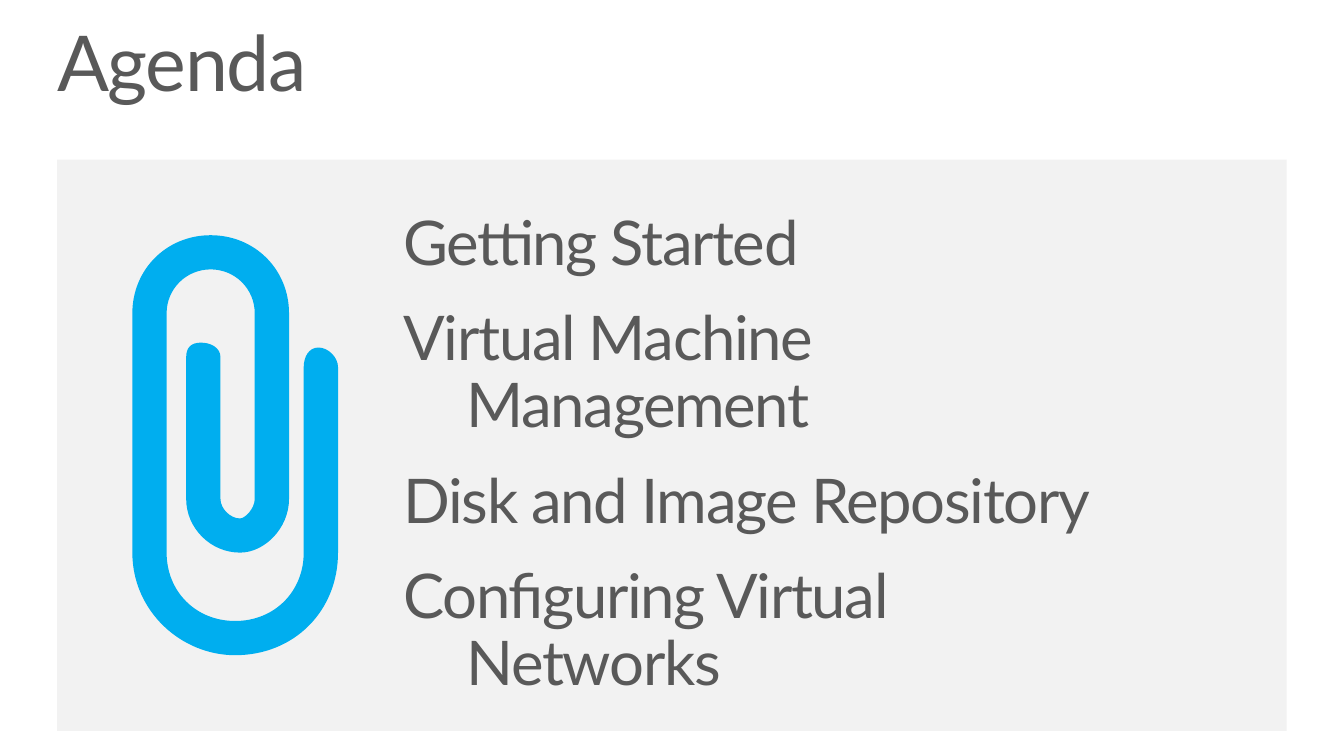
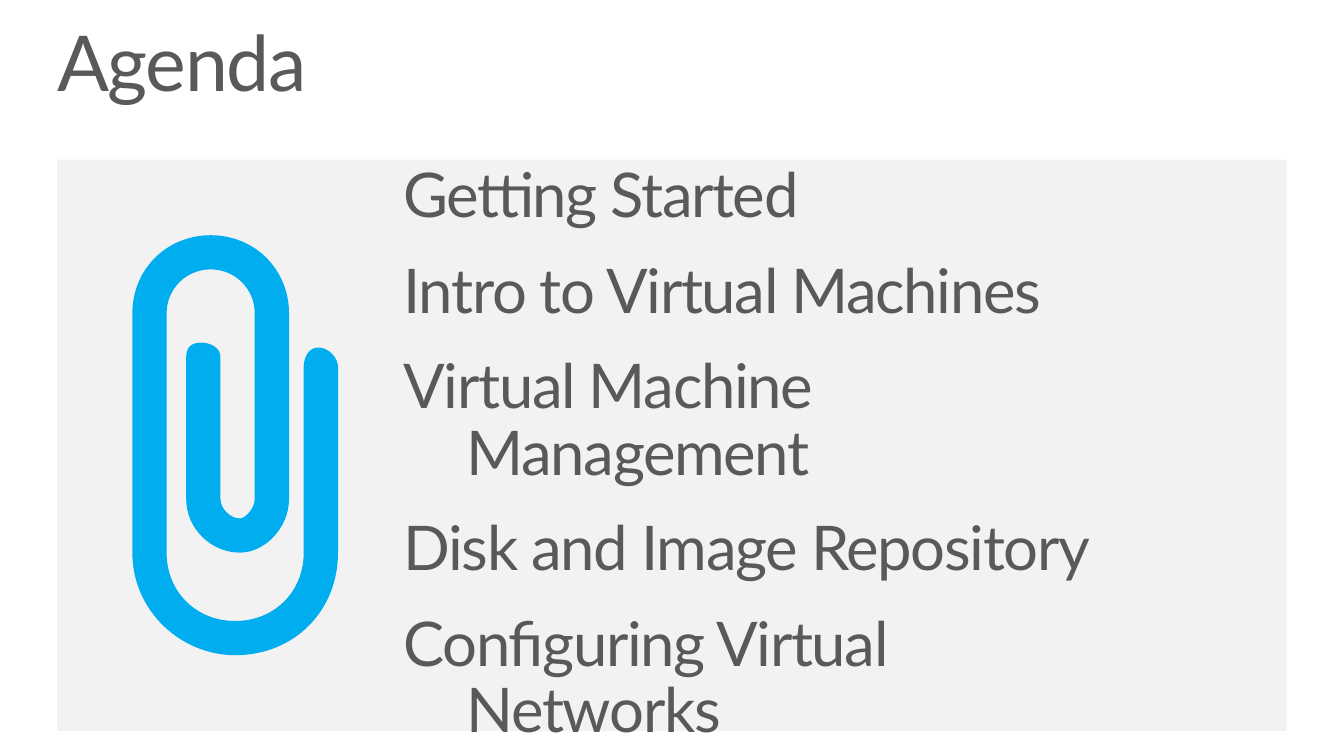
Before and after one commit to tylerd/PRESENTATION-ManagingVMsPowerShell, a slide deck: slide 4 of ManagingVMs-PowerShell.pptx (slide 3 before the commit). Drawn at 1344x756 pixels with LibreOffice and Linux fonts; fonts in the diff are those of the drawing. Boxes give left, top, right and bottom in pixels: in the first picture for what was removed or moved away, otherwise in the second. Text is boxed around its words. In the diff, an @@ line names an element or a change of style, - is before the commit and + after.

```diff
--- a/ManagingVMs-PowerShell.pptx
+++ b/ManagingVMs-PowerShell.pptx
@@ text "Getting Started": place and size @@
-text "Getting Started" at (404, 219, 1090, 686)
+text "Getting Started" at (404, 171, 1090, 733)
@@ text at (404, 267, 1042, 314): paragraph added @@
+Intro to Virtual Machines
```
Also in this commit, not shown: 16 slides added.
